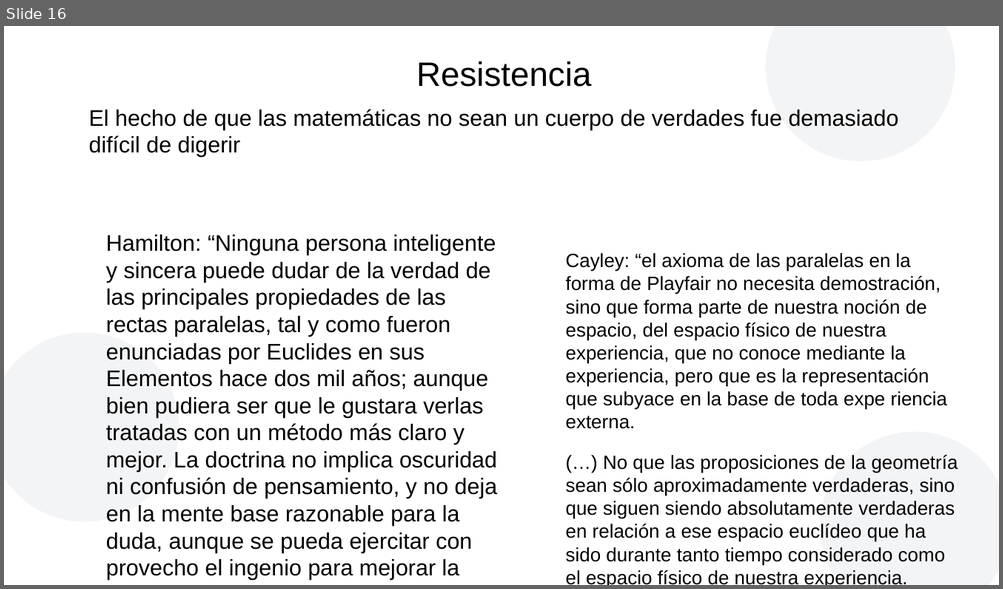
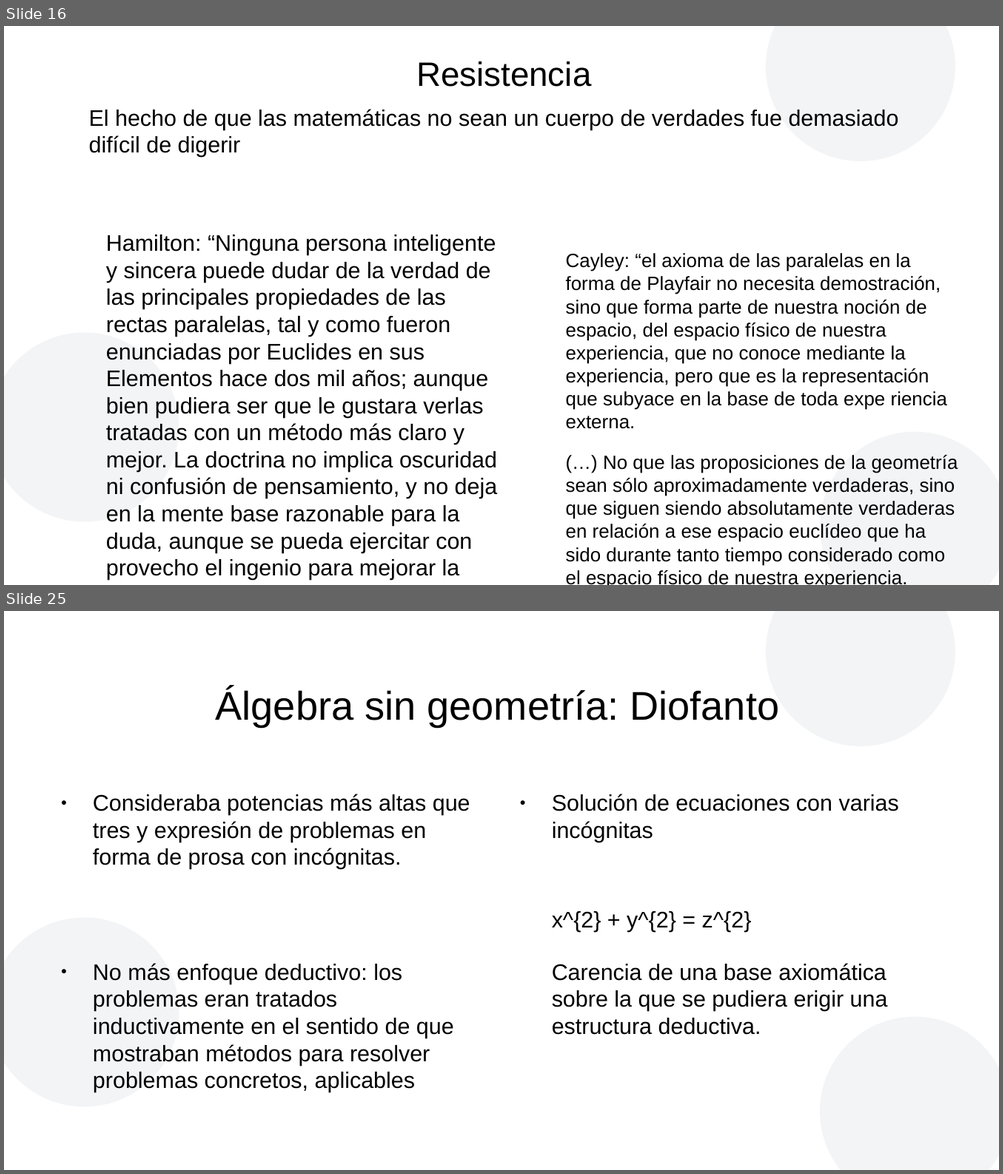
Before and after one commit to AmelieBernes/MonteCarlo_Casella, a slide deck: presentacionKlein.odp. Shown one above the other, each under a label of ours: slide 16 before the commit, slides 16 and 25 after it; the slides between them are not shown. The pictures are 1003x589 and 1003x1174 pixels, drawn with LibreOffice and Linux fonts; fonts in the diff are those of the drawing; background and template pictures are left out. Boxes give left, top, right and bottom in pixels: in the first picture for what was removed or moved away, otherwise in the second. Text is boxed around its words. In the diff, an @@ line names an element or a change of style, - is before the commit and + after.

```diff
--- a/presentacionKlein.odp
+++ b/presentacionKlein.odp
@@ slide 25 added at (x1=4, y1=611, x2=999, y2=1170), background #FFFFFF; not listed: 3 template elements that a slide beside it also shows @@
@@ title added at (x1=216, y1=688, x2=779, y2=726), 32 pt, text #000000 @@
+Álgebra sin geometría: Diofanto
@@ text added at (x1=93, y1=794, x2=470, y2=869), 18 pt, text #000000 @@
+● Consideraba potencias más altas que tres y expresión de problemas en forma de prosa con incógnitas.
@@ text added at (x1=552, y1=794, x2=899, y2=932), 18 pt, text #000000 @@
+● Solución de ecuaciones con varias incógnitas
+x^{2} + y^{2} = z^{2}
@@ text added at (x1=93, y1=963, x2=454, y2=1093), 18 pt, text #000000 @@
+● No más enfoque deductivo: los problemas eran tratados inductivamente en el sentido de que mostraban métodos para resolver problemas concretos, aplicables
@@ text added at (x1=552, y1=963, x2=888, y2=1035), 18 pt, text #000000 @@
+Carencia de una base axiomática sobre la que se pudiera erigir una estructura deductiva.
```
Also in this commit, not shown: 25 other slides added, 2 other files.
